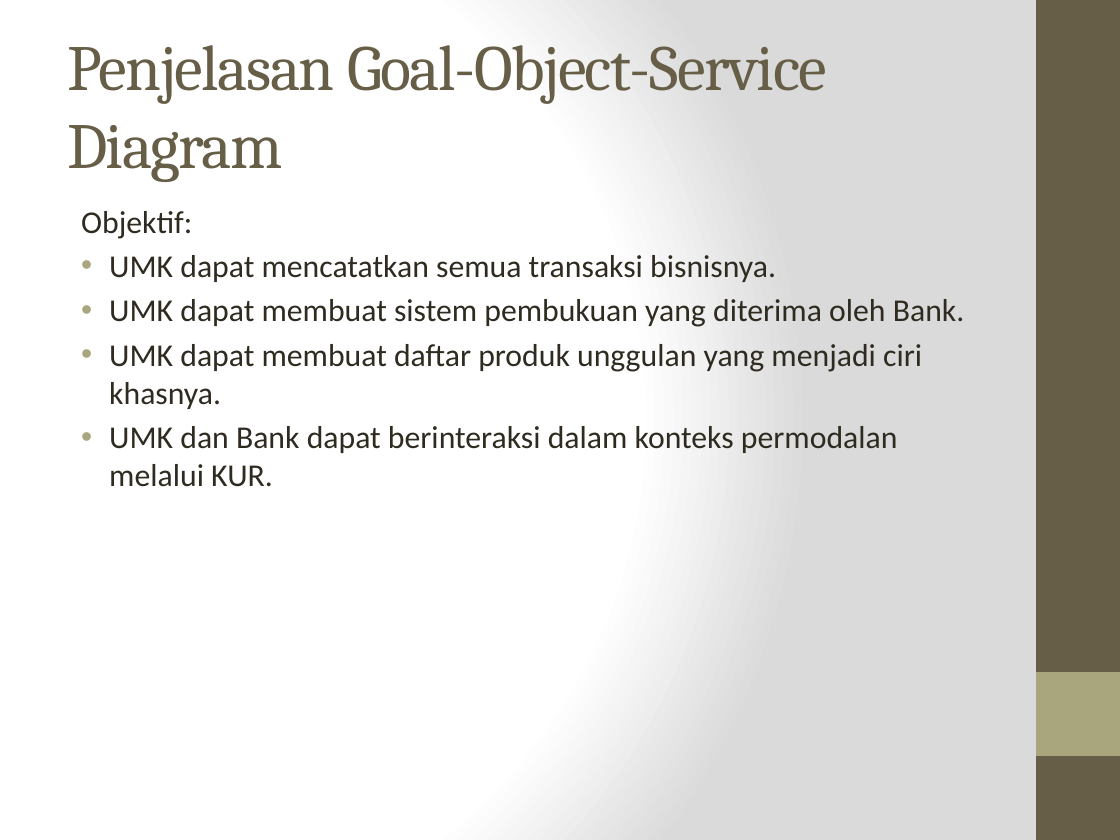
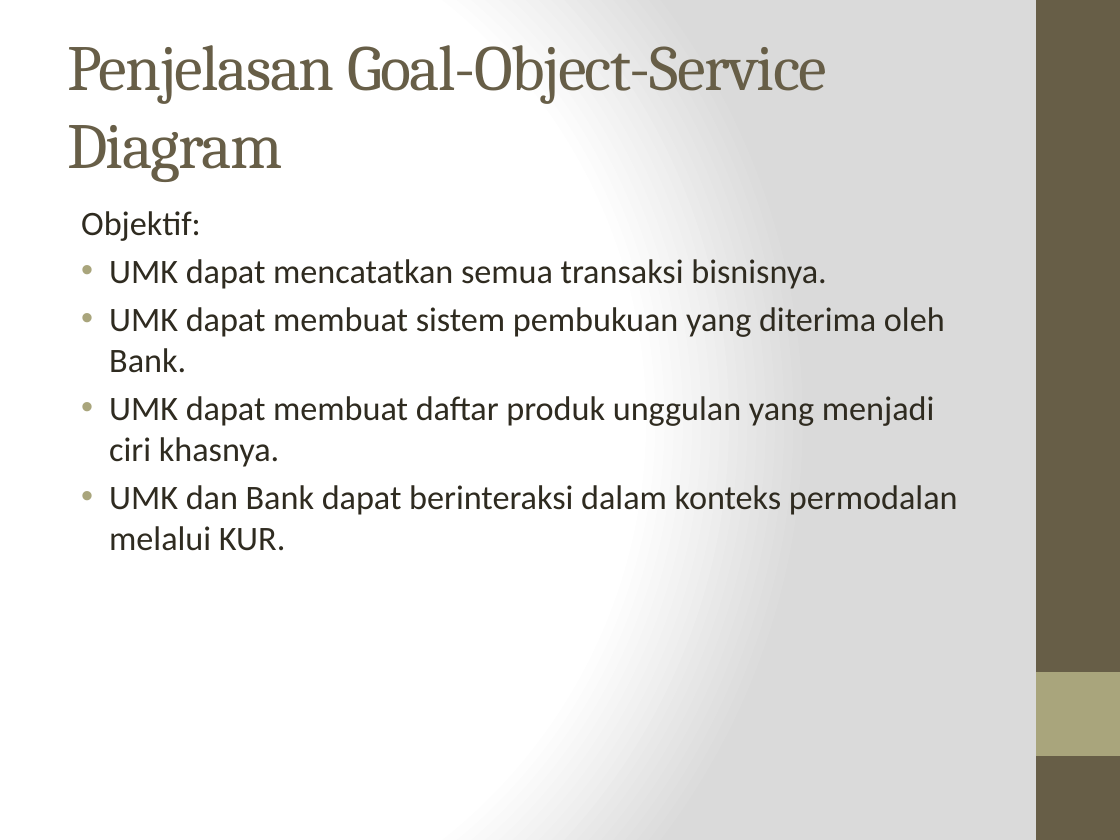
Before and after one commit to kamord/Tugas-SSI-EA, a slide deck: slide 10 of UMK/UMK.pptx (slide 9 before the commit). Drawn at 1120x840 pixels with LibreOffice and Linux fonts; fonts in the diff are those of the drawing. Boxes give left, top, right and bottom in pixels: in the first picture for what was removed or moved away, otherwise in the second. Text is boxed around its words. In the diff, an @@ line names an element or a change of style, - is before the commit and + after.

```diff
--- a/UMK/UMK.pptx
+++ b/UMK/UMK.pptx
@@ text "Objektif:" at [81,211,958,551]: size 20.4 to 22 pt @@
```
Also in this commit, not shown: 2 other slides changed, 1 slide added.
